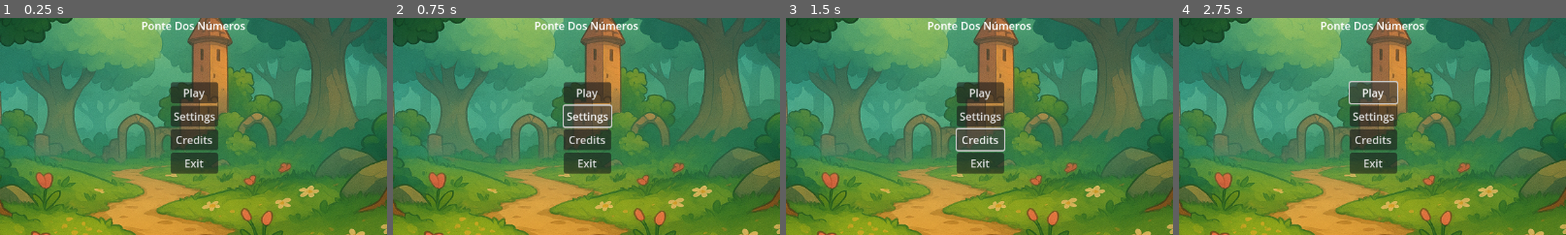
Above: before the commit, frames 1-4 (left to right).
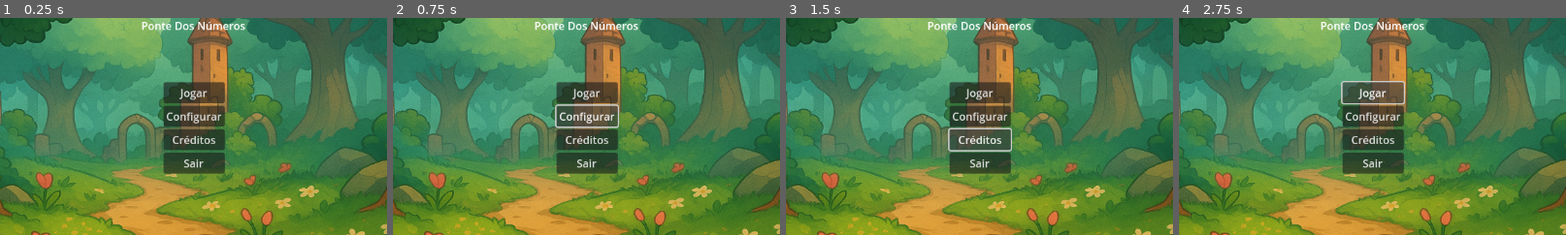
Above: after the commit, the same moments.

Repository: JoaooHolanda/ponte_dos_numeros
Game: Godot game, scene res://Cenas/mainMenu.tscn
Two runs of this game, one before a commit and one after it. Both use one fixed random seed, a clock stepped at 60 frames per second and the inputs below.
Inputs:
- Up to frame 1 (0.25 s): no input
- Up to frame 2 (0.75 s): click "Settings" (after the commit: "Configurar") at 0.5 s
- Up to frame 3 (1.5 s): click "Credits" (after the commit: "Créditos") at 1.25 s
- Up to frame 4 (2.75 s): click "Play" (after the commit: "Jogar") at 2 s
The pictures show only the part of the screen within x 25-75%, y 25-75%; the shares and areas given below are measured in that part.

The runs differ from the first frame. In frame 1, 2.3% of the frame differs, in the area x 42-59%, y 29-72%; in frame 2, 2.4%; in frame 3, 2.4%, in the area x 41-59%, y 29-72%; in frame 4, 2.4%.

Commit message:
adding song theme

Diff:
--- a/Cenas/mainMenu.tscn
+++ b/Cenas/mainMenu.tscn
@@ -1,7 +1,8 @@
-[gd_scene load_steps=3 format=3 uid="uid://xisx6l6mek8w"]
+[gd_scene load_steps=4 format=3 uid="uid://xisx6l6mek8w"]
 
 [ext_resource type="Script" uid="uid://dm47qrm05d4b7" path="res://mainMenu.gd" id="1_0uin0"]
-[ext_resource type="Texture2D" uid="uid://b33y8qn1r6kyt" path="res://Assets/fundoMenu1.png" id="2_4f7e1"]
+[ext_resource type="Texture2D" uid="uid://b33y8qn1r6kyt" path="res://Assets/img/fundoMenu1.png" id="2_4f7e1"]
+[ext_resource type="AudioStream" uid="uid://dnpe3ltdqe51f" path="res://Assets/musics/Lord of the Rings Sound of The Shire [LML6SoNE7xE].mp3" id="3_72bpb"]
 
 [node name="mainMenu" type="Control"]
 layout_mode = 3
@@ -30,22 +31,22 @@
 
 [node name="buttonJogar" type="Button" parent="CenterContainer/boxButtons"]
 layout_mode = 2
-text = "Play"
+text = "Jogar"
 
 [node name="buttonConfigurar" type="Button" parent="CenterContainer/boxButtons"]
 layout_mode = 2
-text = "Settings"
+text = "Configurar"
 
 [node name="buttonCreditos" type="Button" parent="CenterContainer/boxButtons"]
 layout_mode = 2
-text = "Credits"
+text = "Créditos"
 
 [node name="buttonSair" type="Button" parent="CenterContainer/boxButtons"]
 layout_mode = 2
-text = "Exit"
+text = "Sair"
 
 [node name="titulo" type="Label" parent="."]
-layout_mode = 2
+layout_mode = 0
 anchor_right = 27.429
 anchor_bottom = 13.5
 offset_left = 432.0
@@ -55,6 +56,10 @@
 text = "Ponte Dos Números"
 horizontal_alignment = 1
 
+[node name="Musica_theme" type="AudioStreamPlayer2D" parent="."]
+stream = ExtResource("3_72bpb")
+volume_db = -2.039
+
 [connection signal="pressed" from="CenterContainer/boxButtons/buttonJogar" to="." method="_on_button_jogar_pressed"]
 [connection signal="pressed" from="CenterContainer/boxButtons/buttonConfigurar" to="." method="_on_button_configurar_pressed"]
 [connection signal="pressed" from="CenterContainer/boxButtons/buttonCreditos" to="." method="_on_button_creditos_pressed"]
--- a/mainMenu.gd
+++ b/mainMenu.gd
@@ -1,4 +1,11 @@
 extends Control
+
+
+
+func _ready():
+	$Musica_theme.play()
+
+
 
 func _on_button_jogar_pressed():
 	#get_tree().change_scene()
@@ -12,3 +19,4 @@
 
 func _on_button_sair_pressed():
 	get_tree().quit()
+"res://Assets/musics/Lord Of The Rings _ The Shire _ Ambience & Music _ 3 Hours [HFlxEM6zZsc].mp3"
Not shown, removed: Assets/fundoMenu1.png.import
Renamed: Assets/fundoMenu1.png -> Assets/img/fundoMenu1.png
Not shown, added: Assets/img/fundoMenu1.png.import
Not shown, added: Assets/musics/Lord of the Rings Sound of The Shire [LML6SoNE7xE].mp3.import
Not shown, added: Assets/musics/Lord of the Rings Sound of The Shire [LML6SoNE7xE].mp3
